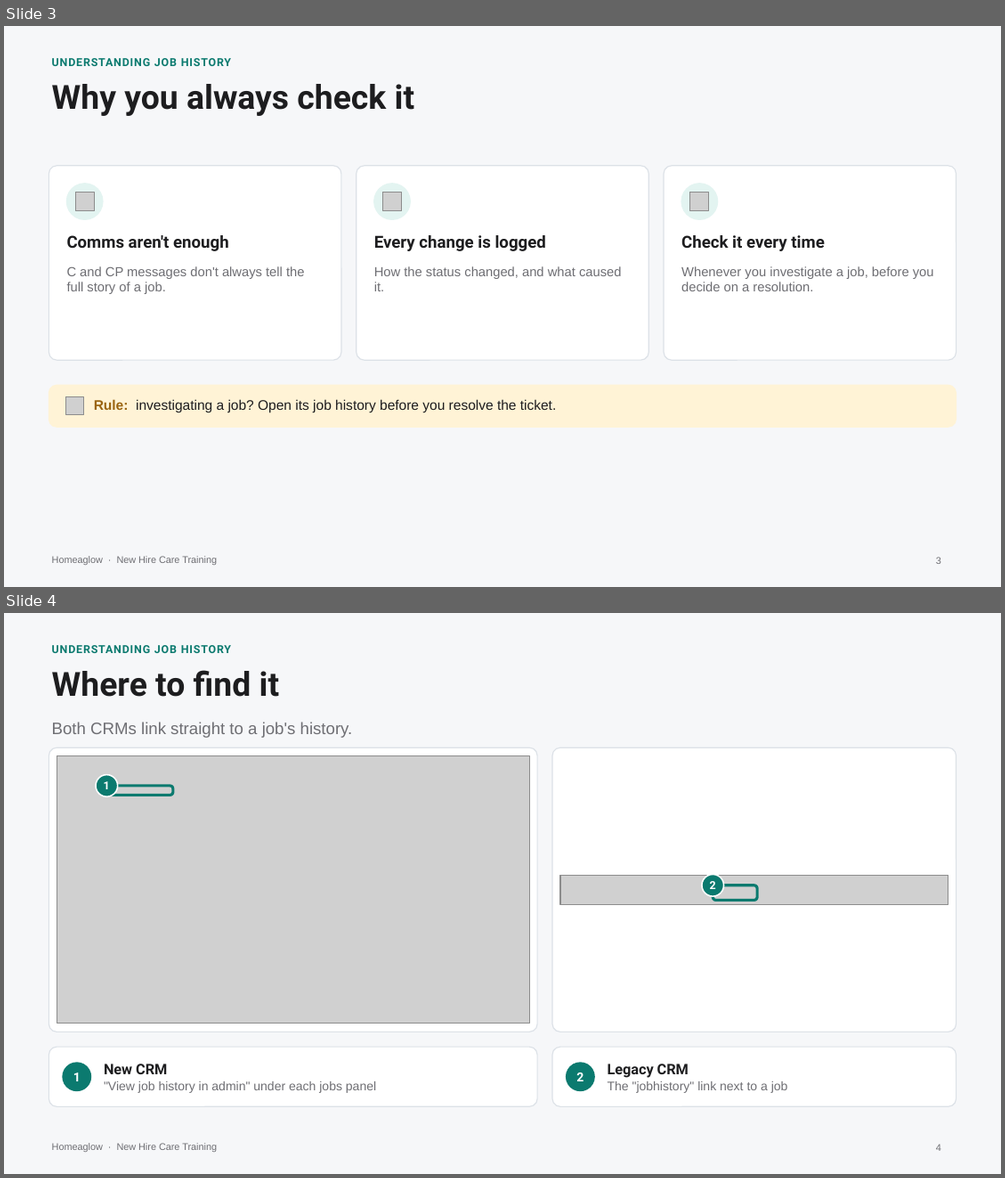
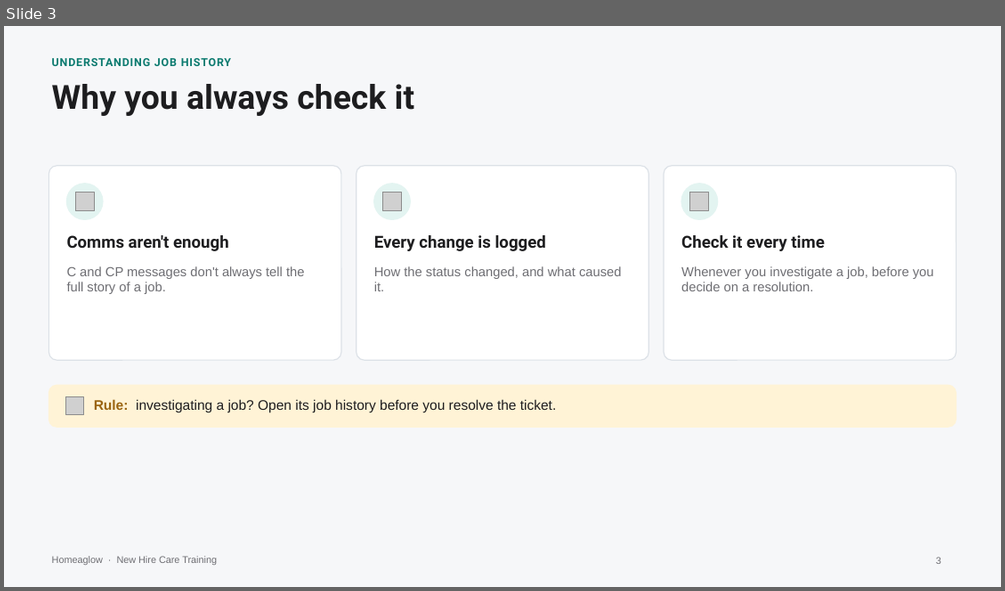
Before and after one commit to anjulimichelle/training, a slide deck: platform-mechanics/platform-operating-mechanics.pptx. Shown one above the other, each under a label of ours: slides 3 and 4 before the commit, slide 3 after it. The pictures are 1005x1178 and 1005x591 pixels, drawn with LibreOffice and Linux fonts; fonts in the diff are those of the drawing; grey boxes stand for pictures. Boxes give left, top, right and bottom in pixels: in the first picture for what was removed or moved away, otherwise in the second. Text is boxed around its words. In the diff, an @@ line names an element or a change of style, - is before the commit and + after.

```diff
--- a/platform-mechanics/platform-operating-mechanics.pptx
+++ b/platform-mechanics/platform-operating-mechanics.pptx
@@ slide 4 removed at (4, 613, 1001, 1174), background #F6F7F9; not listed: 1 template element that a slide beside it also shows @@
@@ text removed at (52, 645, 231, 653) @@
-UNDERSTANDING JOB HISTORY
@@ text removed at (52, 670, 279, 697) @@
-Where to find it
@@ text removed at (52, 722, 353, 738) @@
-Both CRMs link straight to a job's history.
@@ rounded rectangle removed at (48, 747, 537, 1031) @@
@@ picture removed at (57, 756, 529, 1023) @@
@@ rounded rectangle removed at (552, 747, 956, 1031) @@
@@ ellipse removed at (96, 774, 118, 796) @@
@@ text removed at (104, 781, 110, 789) @@
-1
@@ rounded rectangle removed at (106, 786, 173, 795) @@
@@ picture removed at (560, 876, 948, 905) @@
@@ ellipse removed at (702, 874, 724, 896) @@
@@ text removed at (710, 881, 716, 889) @@
-2
@@ rounded rectangle removed at (712, 885, 758, 900) @@
@@ rounded rectangle removed at (48, 1046, 537, 1106) @@
@@ ellipse removed at (63, 1062, 90, 1090) @@
@@ text removed at (104, 1063, 376, 1093) @@
-New CRM
-"View job history in admin" under each jobs panel
@@ rounded rectangle removed at (552, 1046, 956, 1106) @@
@@ ellipse removed at (566, 1062, 594, 1090) @@
@@ text removed at (607, 1063, 788, 1093) @@
-Legacy CRM
-The "jobhistory" link next to a job
@@ text removed at (73, 1072, 81, 1081) @@
-1
@@ text removed at (576, 1072, 583, 1081) @@
-2
@@ page number removed at (936, 1143, 941, 1151) @@
-4
```
Also in this commit, not shown: 2 slides changed, 4 slides added, 1 other slide removed, 4 other files.
